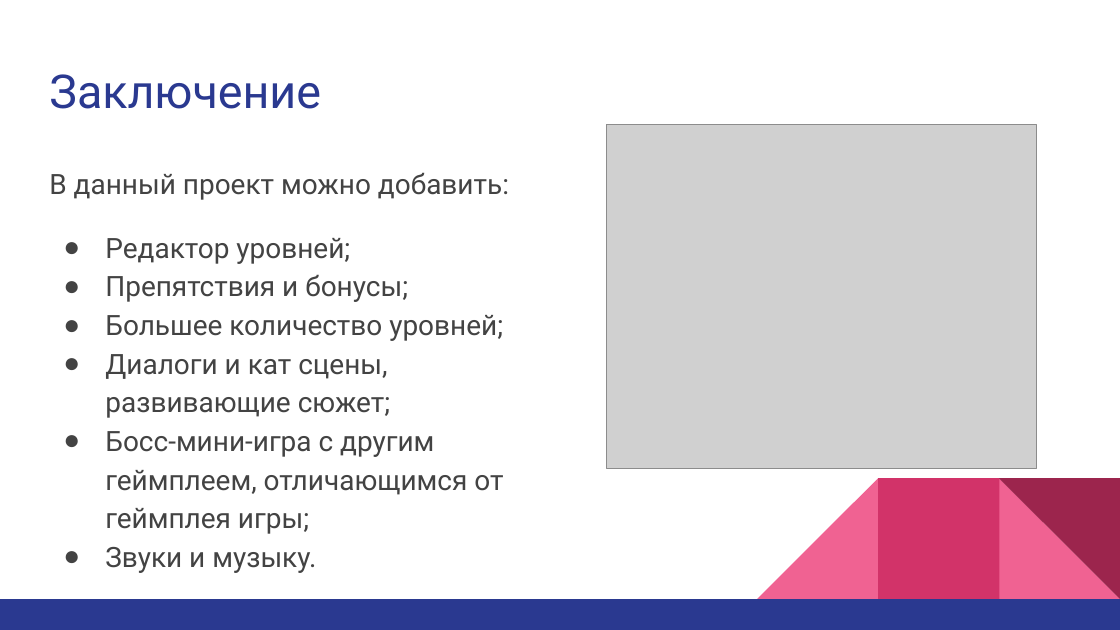
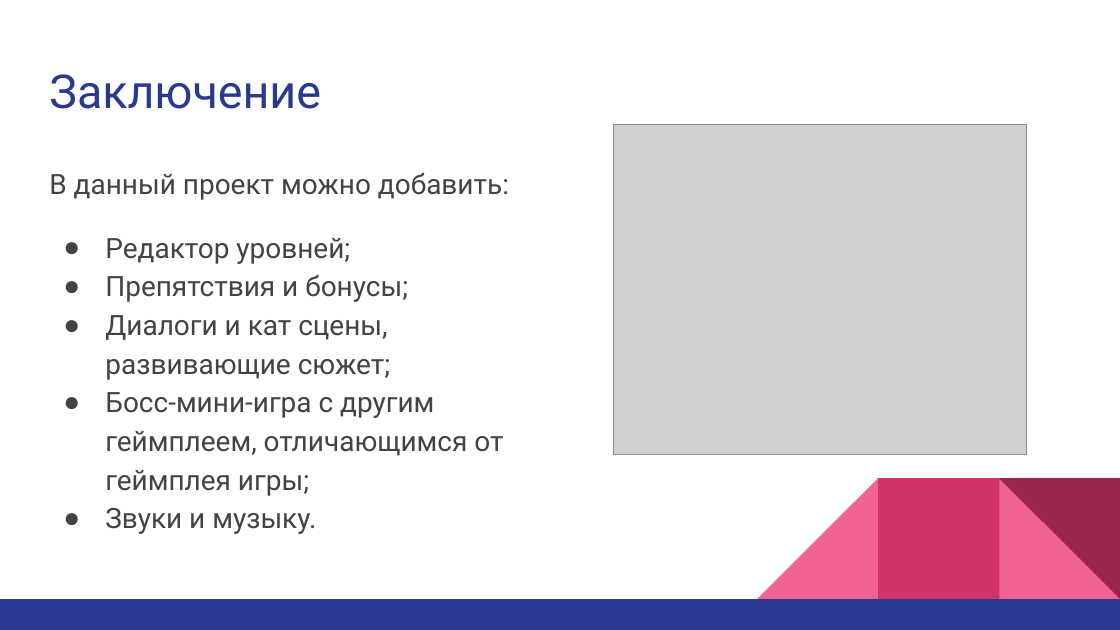
Before and after one commit to eplepakke/Sasha_and_Jenya, a slide deck: slide 5 of Проект игры “Саша и Женя”.pptx. Drawn at 1120x630 pixels with LibreOffice and Linux fonts; fonts in the diff are those of the drawing; grey boxes stand for pictures. Boxes give left, top, right and bottom in pixels: in the first picture for what was removed or moved away, otherwise in the second. Text is boxed around its words. In the diff, an @@ line names an element or a change of style, - is before the commit and + after.

```diff
--- a/Проект игры “Саша и Женя”.pptx
+++ b/Проект игры “Саша и Женя”.pptx
@@ picture: place and size @@
-picture at <box>607,124,1037,468</box>
+picture at <box>614,124,1026,454</box>
@@ text at <box>105,315,503,341</box>: paragraph removed @@
-● Большее количество уровней;
```
Also in this commit, not shown: 1 other slide changed, 1 other file.
